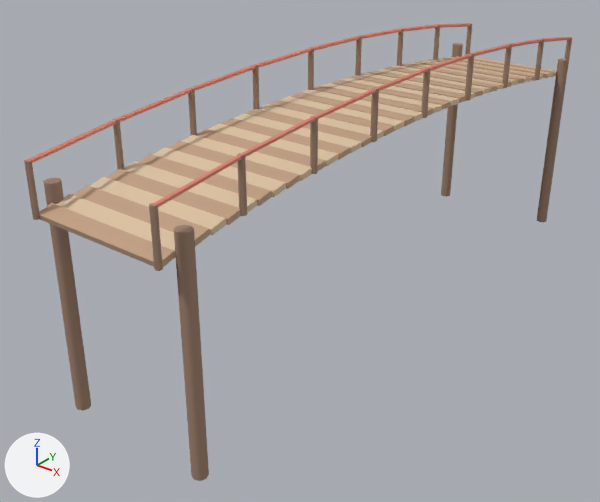
Before and after pictures for a commit that changed the glTF model assets/models/env/bridge_wood.glb.
Before and after are seen from a 50 mm camera at (10.68, -15.77, 5.95) aimed at (-0.73, -1.5, -2.89). Lighting does not change. The marker at lower left points along +X, +Y and +Z. The picture after the commit comes second. Objects named as collision shapes, trigger or cutter boxes, shadow casters or lower levels of detail are left out. Vertices at exactly the same position are counted once.

In view in the first picture: 'Bridge'.
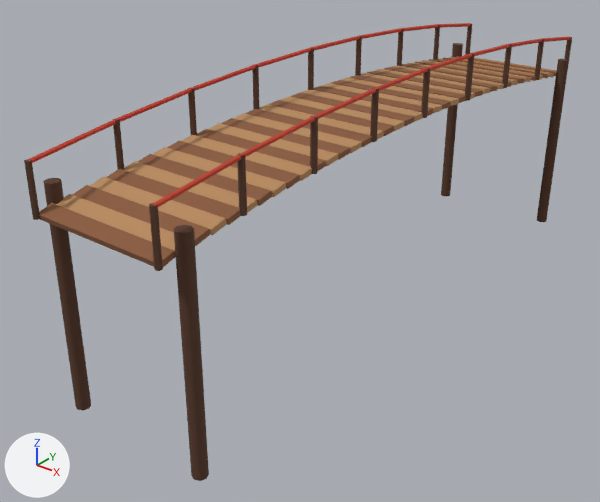
Pixel boxes [x1, y1, x2, y2] of what changed, in the pictures (600 x 502 px):
part 1 of me_bridge, recoloured
    both: [24, 24, 572, 481]
part 2 of me_bridge, recoloured
    both: [27, 23, 571, 207]
part 3 of me_bridge, recoloured
    both: [39, 56, 557, 267]
part 4 of me_bridge, recoloured (beige to orange)
    both: [56, 57, 557, 251]

The edits, one by one:
me_bridge has 792 vertices, 1272 faces and spans x -1.9..1.9, y -8.1..8.1, z -4.5..1.7.
me_bridge is used by ob_bridge; location (0.0, 0.0, 0.0).
me_bridge part 1: 472 faces centred in x -1.8..1.8, y -8.1..8.1, z -4.5..1.7 are repainted in the vertex colours; the middle colour goes from brown #9e816d to brown #573827.
me_bridge part 2: 320 faces centred in x -1.6..1.6, y -8.0..8.0, z 1.0..1.6 are repainted in the vertex colours; the middle colour goes from pink #e58976 to red #c8402e.
me_bridge part 3: 240 faces centred in x -1.6..1.6, y -8.0..7.6, z 0.0..0.7 are repainted in the vertex colours; the middle colour goes from beige #c2a084 to brown #8a5a3b.
me_bridge part 4: 240 faces centred in x -1.6..1.6, y -7.6..8.0, z 0.0..0.7 are repainted in the vertex colours; the middle colour goes from beige #ddc3a3 to orange #b98b5e.
